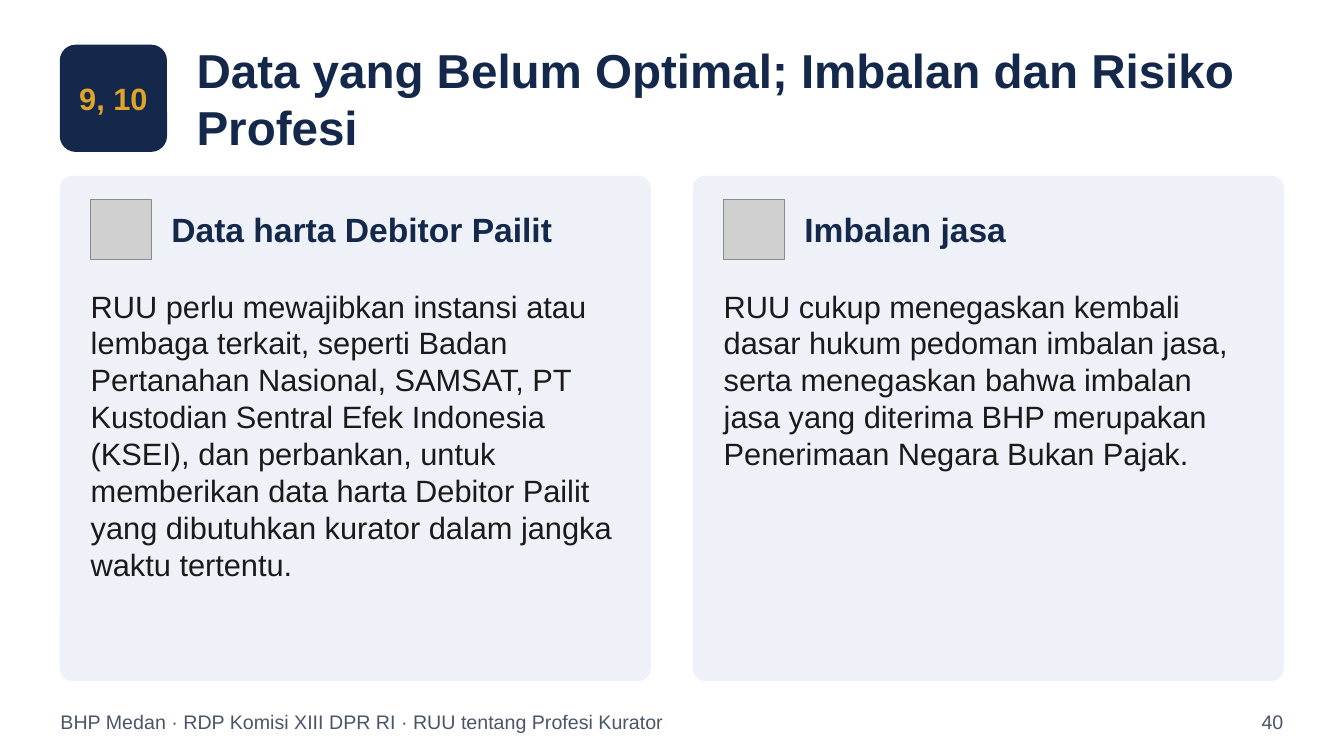
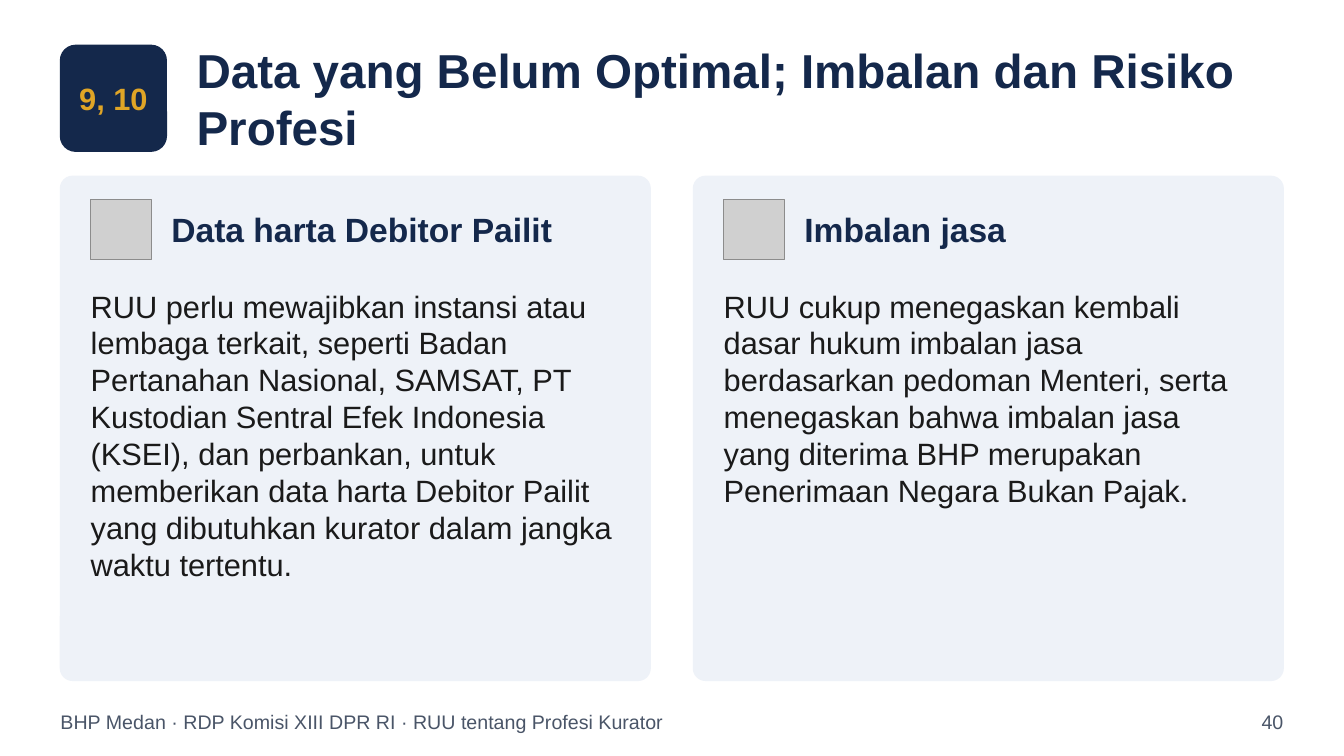
Before and after one commit to artheralawfirm-cloud/SAPAWALI, a slide deck: slide 40 of presentasi/Paparan_BHP_Medan_RUU_Profesi_Kurator.pptx. Drawn at 1344x756 pixels with LibreOffice and Linux fonts; fonts in the diff are those of the drawing; grey boxes stand for pictures. Boxes give left, top, right and bottom in pixels: in the first picture for what was removed or moved away, otherwise in the second. Text is boxed around its words. In the diff, an @@ line names an element or a change of style, - is before the commit and + after.

```diff
--- a/presentasi/Paparan_BHP_Medan_RUU_Profesi_Kurator.pptx
+++ b/presentasi/Paparan_BHP_Medan_RUU_Profesi_Kurator.pptx
@@ text at (724,295,1227,508): text changed @@
-RUU cukup menegaskan kembali dasar hukum pedoman imbalan jasa, serta menegaskan bahwa imbalan jasa yang diterima BHP merupakan Penerimaan Negara Bukan Pajak.
+RUU cukup menegaskan kembali dasar hukum imbalan jasa berdasarkan pedoman Menteri, serta menegaskan bahwa imbalan jasa yang diterima BHP merupakan Penerimaan Negara Bukan Pajak.
```
Also in this commit, not shown: 39 other slides changed, 1 slide added, 1 slide removed, 2 other files.
